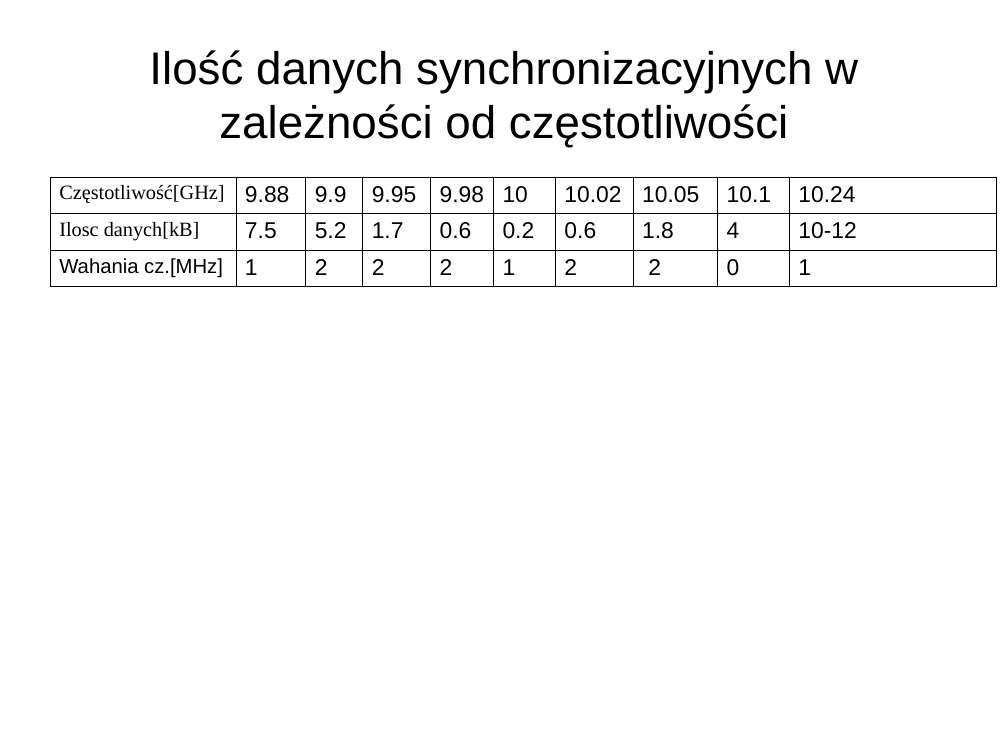
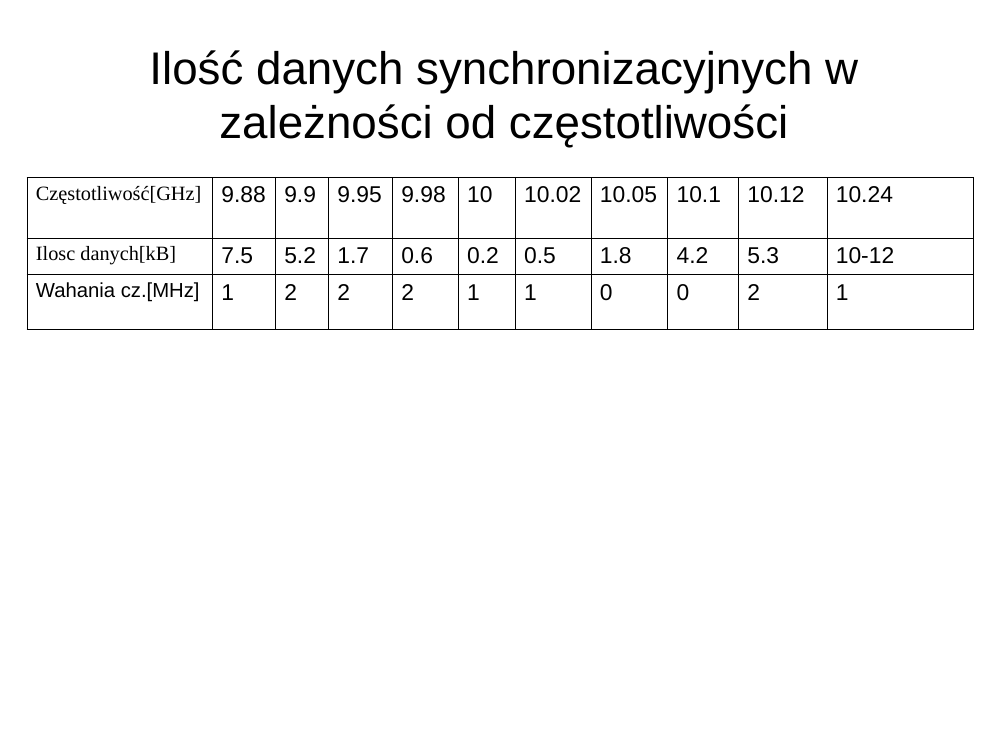
Before and after one commit to joannabp/ProjektSynopsys, a slide deck: slide 20 of Untitled 1.odp. Drawn at 1008x756 pixels with LibreOffice and Linux fonts; fonts in the diff are those of the drawing. Boxes give left, top, right and bottom in pixels: in the first picture for what was removed or moved away, otherwise in the second. Text is boxed around its words. In the diff, an @@ line names an element or a change of style, - is before the commit and + after.

```diff
--- a/Untitled 1.odp
+++ b/Untitled 1.odp
@@ table at (x1=27, y1=177, x2=974, y2=327) @@
-column 7: 10.02 | 0.6 | 2
-column 8: 10.05 | 1.8 | 2
-column 9: 10.1 | 4 | 0
+column 7: 10.02 | 0.5 | 1
+column 8: 10.05 | 1.8 | 0
+column 9: 10.1 | 4.2 | 0
+column 10: 10.12 | 5.3 | 2
@@ table resized from (x1=50, y1=177, x2=997, y2=282) to (x1=27, y1=177, x2=974, y2=327) @@
```
Also in this commit, not shown: 4 other slides changed, 1 other file.
